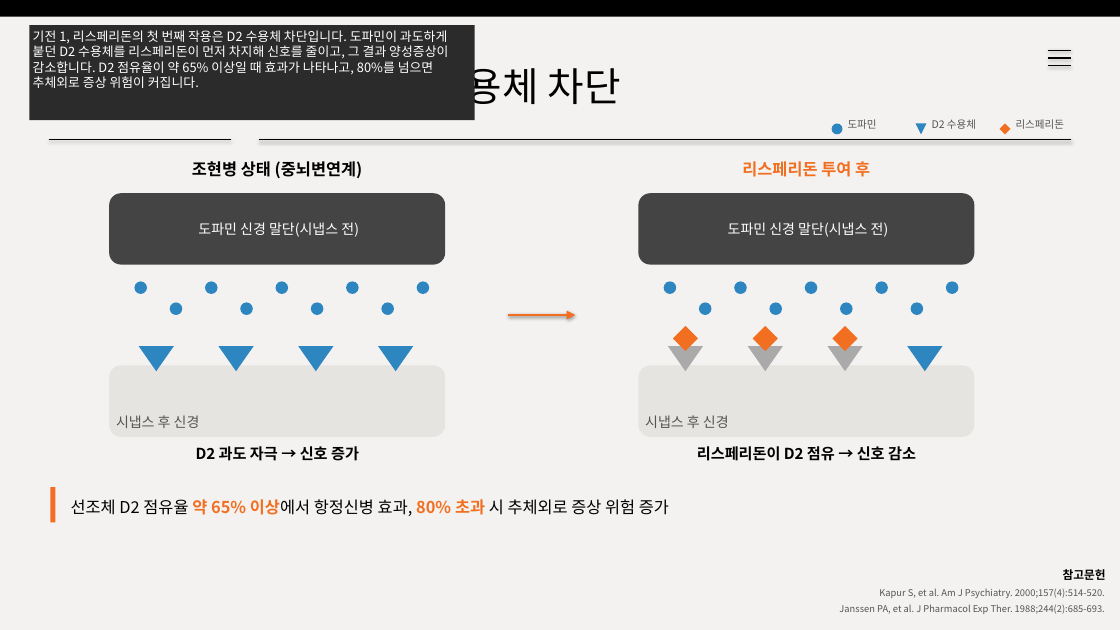
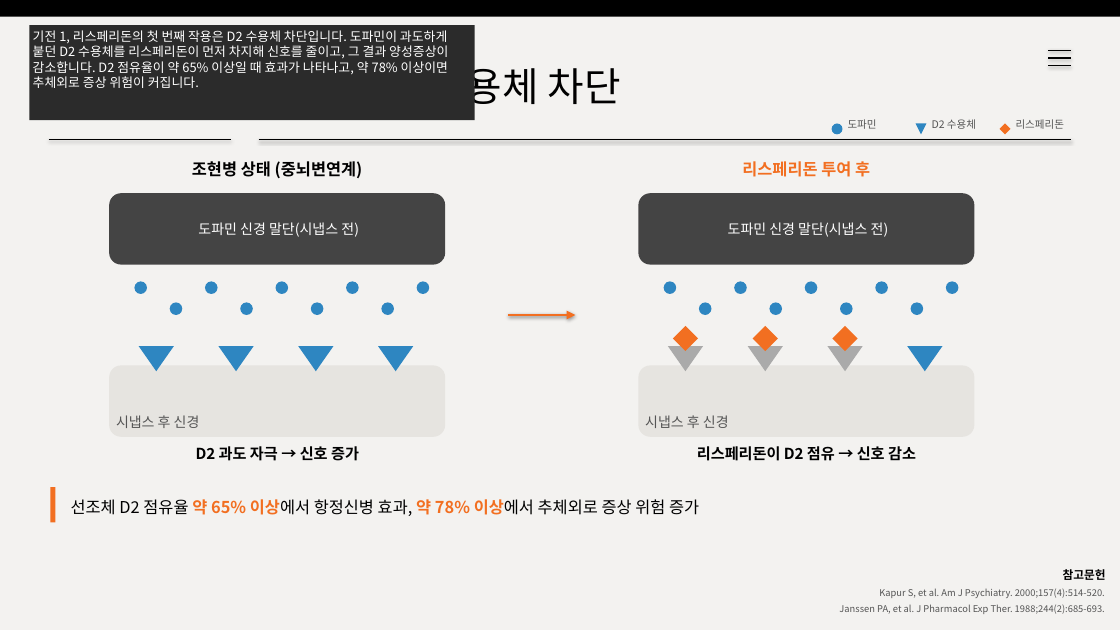
Before and after one commit to wlwl991123-prog/webtoon-app, a slide deck: slide 5 of risperidone_대본.pptx. Drawn at 1120x630 pixels with LibreOffice and Linux fonts; fonts in the diff are those of the drawing. Boxes give left, top, right and bottom in pixels: in the first picture for what was removed or moved away, otherwise in the second. Text is boxed around its words. In the diff, an @@ line names an element or a change of style, - is before the commit and + after.

```diff
--- a/risperidone_대본.pptx
+++ b/risperidone_대본.pptx
@@ text in rectangle at bbox=[33, 30, 448, 88]: text changed @@
-기전 1, 리스페리돈의 첫 번째 작용은 D2 수용체 차단입니다. 도파민이 과도하게 붙던 D2 수용체를 리스페리돈이 먼저 차지해 신호를 줄이고, 그 결과 양성증상이 감소합니다. D2 점유율이 약 65% 이상일 때 효과가 나타나고, 80%를 넘으면 추체외로 증상 위험이 커집니다.
+기전 1, 리스페리돈의 첫 번째 작용은 D2 수용체 차단입니다. 도파민이 과도하게 붙던 D2 수용체를 리스페리돈이 먼저 차지해 신호를 줄이고, 그 결과 양성증상이 감소합니다. D2 점유율이 약 65% 이상일 때 효과가 나타나고, 약 78% 이상이면 추체외로 증상 위험이 커집니다.
@@ text at bbox=[71, 499, 699, 516]: text changed @@
-선조체 D2 점유율 약 65% 이상에서 항정신병 효과, 80% 초과 시 추체외로 증상 위험 증가
+선조체 D2 점유율 약 65% 이상에서 항정신병 효과, 약 78% 이상에서 추체외로 증상 위험 증가
```
Also in this commit, not shown: 3 other files.
